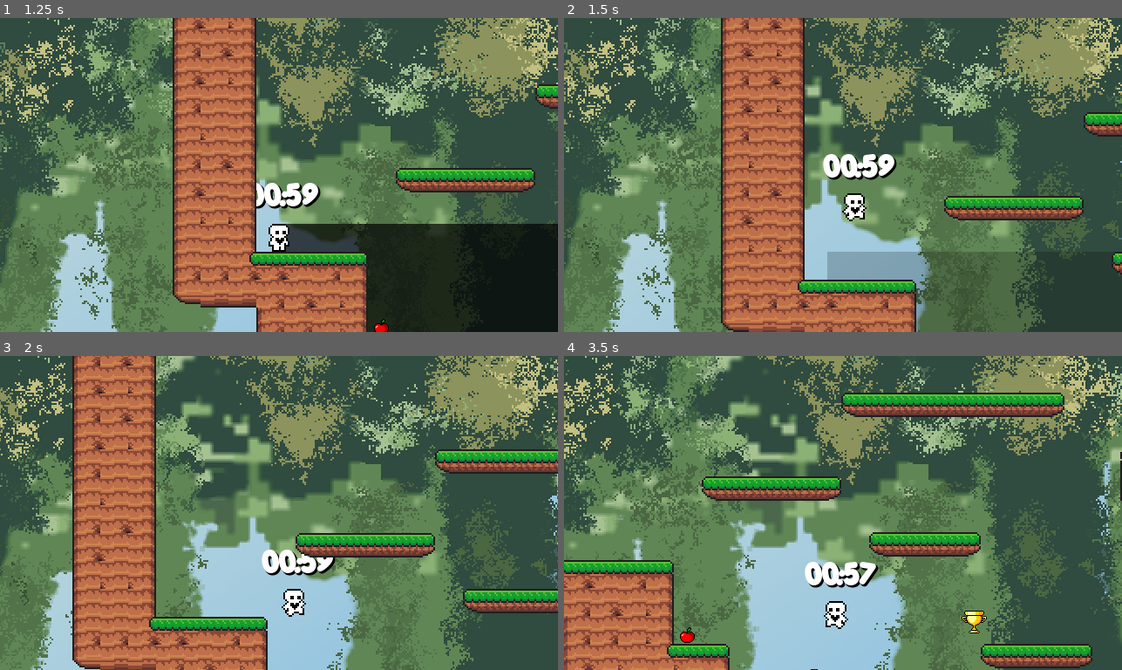
Above: before the commit, frames 1-4 (two rows, left to right).
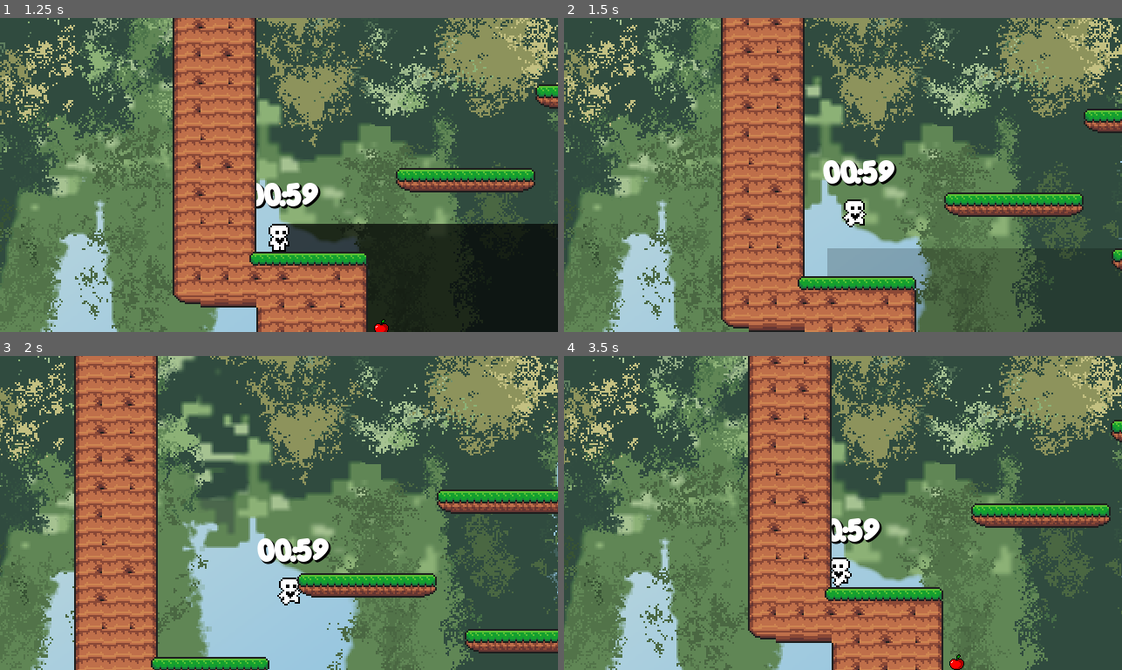
Above: after the commit, the same moments.

Repository: alwong18/AnimalExplorer
Game: Godot game, scene res://Scenes/start_menu.tscn
Same seed, same stepped clock (60 frames per second), same inputs: the game is played once before the commit and once after it. The engine's default icon, where the game draws it, is replaced by a stand-in: a white triangle on a blue panel in a dark square.
Inputs:
- Up to frame 1 (1.25 s): click "Start Game" at 0.5 s
- Up to frame 2 (1.5 s): hold Right (move_right) from 1.28 s (still down); tap Up (move_up) at 1.35 s
- Up to frame 3 (2 s): keep holding Right (move_right); tap Up (move_up) at 1.52, 1.82 s
- Up to frame 4 (3.5 s): tap Up (move_up) at 2.1, 2.27, 2.57, 2.85 s; release Right (move_right) at 2.78 s; hold Left (move_left) from 2.78 s (still down)

Frame 1 is identical in both runs. In frame 2, 12% of the frame differs, in the area x 28-100%, y 0-100%; in frame 3, 21%; in frame 4, 65%, in the area x 0-100%, y 0-100%.

Commit message:
FIXED JUMP bc of michael:)

Diff:
--- a/Scenes/player.tscn
+++ b/Scenes/player.tscn
@@ -116,6 +116,7 @@
 wait_time = 60.0
 
 [node name="Label" type="Label" parent="Timer"]
+layout_mode = 0
 offset_left = -18.0
 offset_top = -34.0
 offset_right = 22.0
--- a/Scripts/player.gd
+++ b/Scripts/player.gd
@@ -56,18 +56,23 @@
 		just_wall_jumped = true
 
 func handle_jump():
-	if is_on_floor(): air_jump = true
+	if is_on_floor():
+		air_jump = true
 
-	if is_on_floor() or coyote_jump_timer.time_left > 0.0:
+	if is_on_floor() or (not coyote_jump_timer.is_stopped() && coyote_jump_timer.time_left > 0.0):
 		if Input.is_action_just_pressed("move_up"):
 			velocity.y = movement_data.jump_velocity
-		elif not is_on_floor():
-			if Input.is_action_just_released("move_up") and velocity.y < movement_data.jump_velocity / 2:
-				velocity.y = movement_data.jump_velocity / 2
+			coyote_jump_timer.stop()
+			print("jump")
+	elif not is_on_floor():
+		if Input.is_action_just_released("move_up") and velocity.y < movement_data.jump_velocity / 2:
+			velocity.y = movement_data.jump_velocity / 2
+			print("velocity check jump")
 
-			if Input.is_action_just_pressed("move_up") and air_jump and not just_wall_jumped:
-				velocity.y = movement_data.jump_velocity * 0.8
-				air_jump = false
+		if Input.is_action_just_pressed("move_up") and air_jump and not just_wall_jumped:
+			velocity.y = movement_data.jump_velocity * 0.8
+			air_jump = false
+			print("double jump -- air_jump is false")
 
 func handle_acceleration(input_axis, delta):
 	if not is_on_floor(): return
